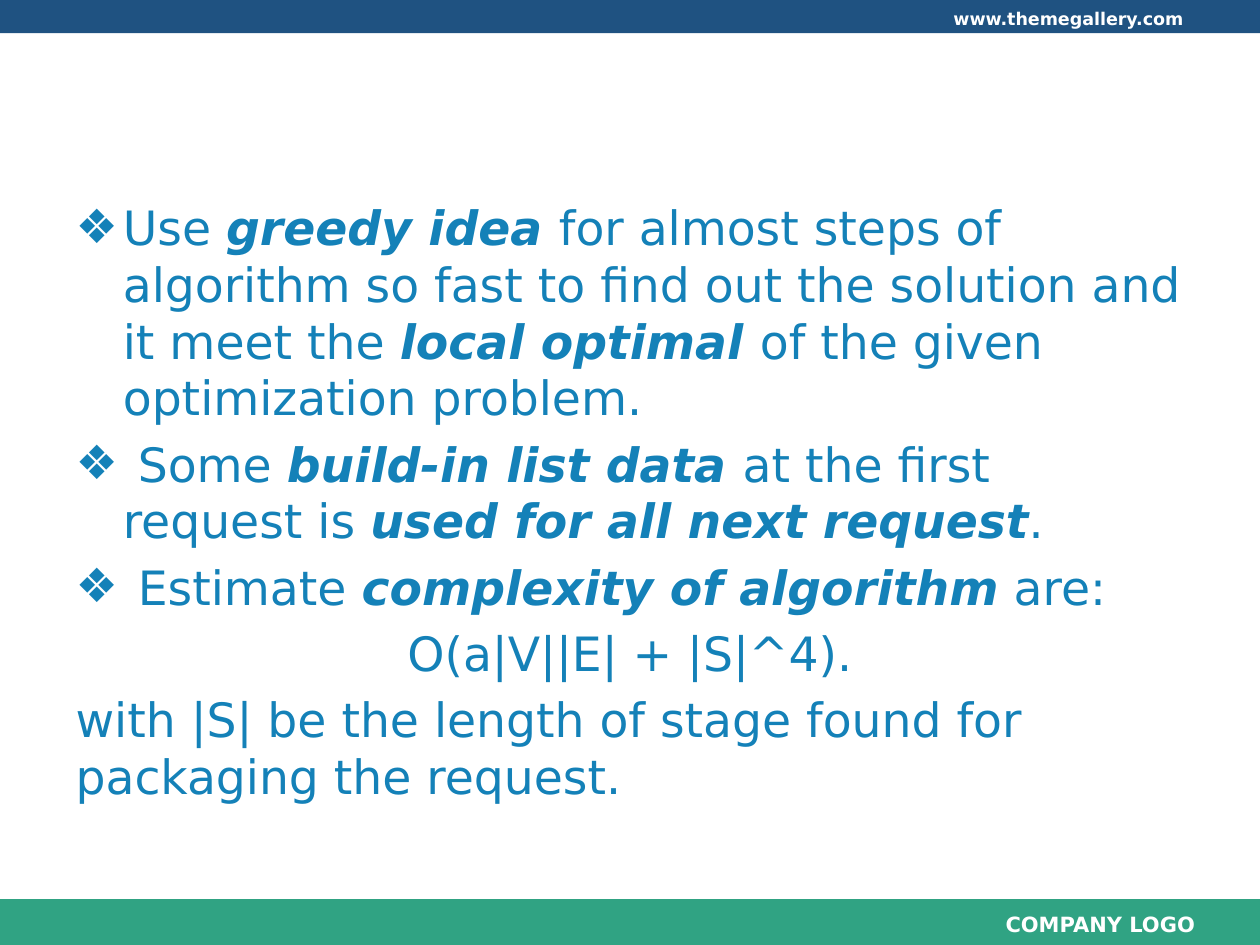
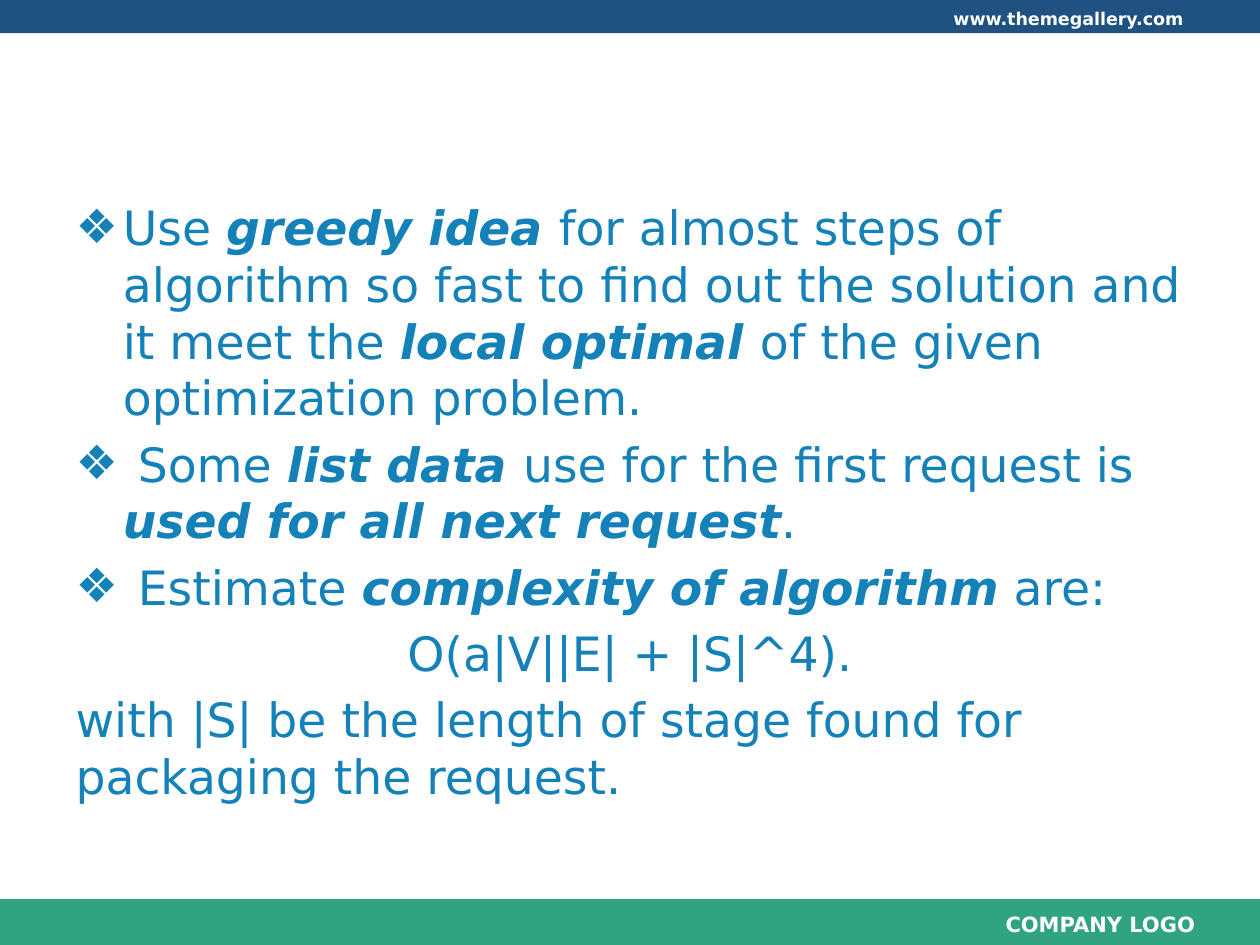
Before and after one commit to longdao2904/capstone-project-teamx, a slide deck: slide 7 of wiki/document/Algorithm description.pptx. Drawn at 1260x945 pixels with LibreOffice and Linux fonts; fonts in the diff are those of the drawing; background and template pictures are left out. Boxes give left, top, right and bottom in pixels: in the first picture for what was removed or moved away, otherwise in the second. Text is boxed around its words. In the diff, an @@ line names an element or a change of style, - is before the commit and + after.

Commit message:
Modify Algorithm description.pptx and add Map.png

```diff
--- a/wiki/document/Algorithm description.pptx
+++ b/wiki/document/Algorithm description.pptx
@@ text at box(123, 446, 1134, 548): text changed @@
-❖ Some build-in list data at the first request is used for all next request.
+❖ Some list data use for the first request is used for all next request.
```
Also in this commit, not shown: 6 other slides changed, 1 other file.
